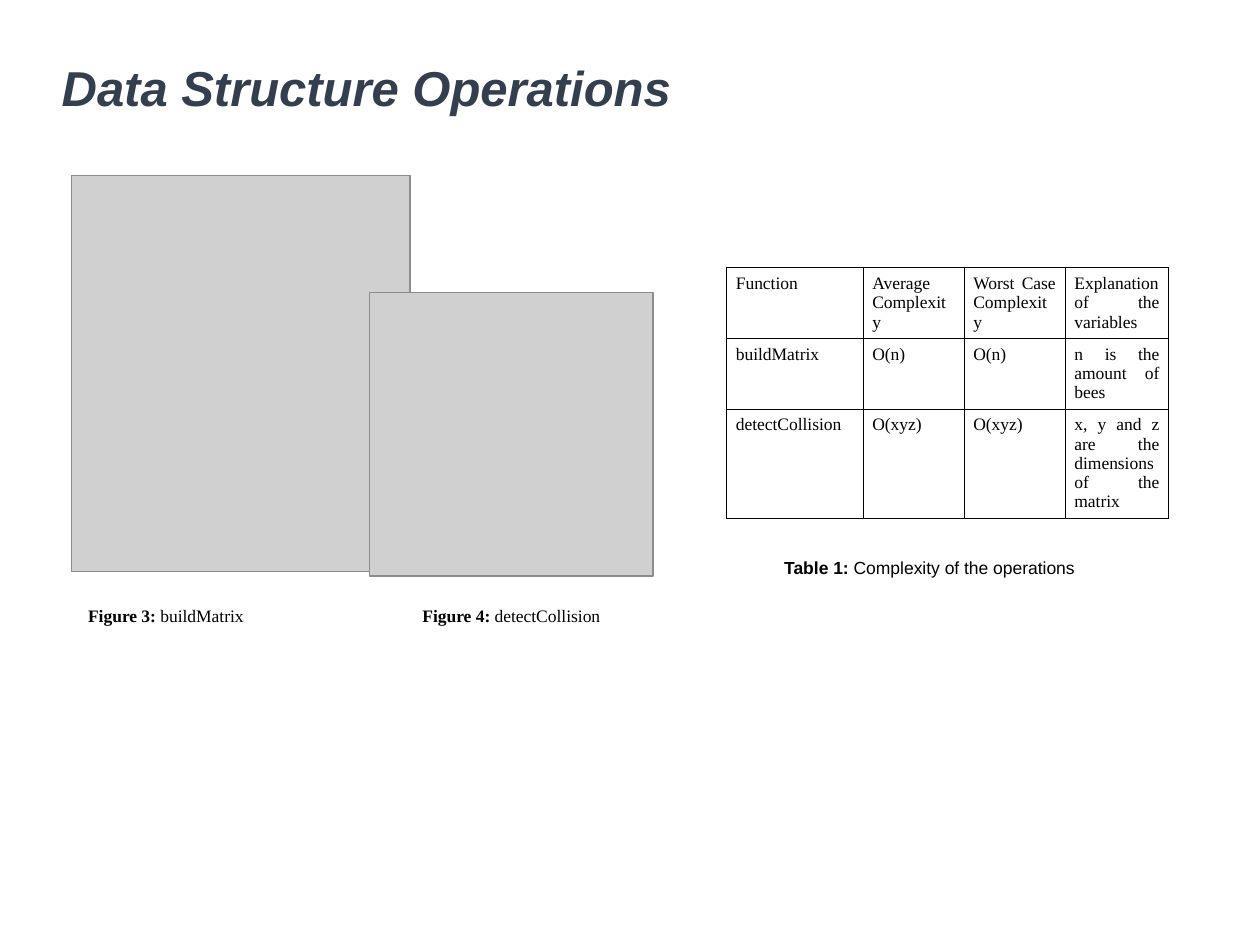
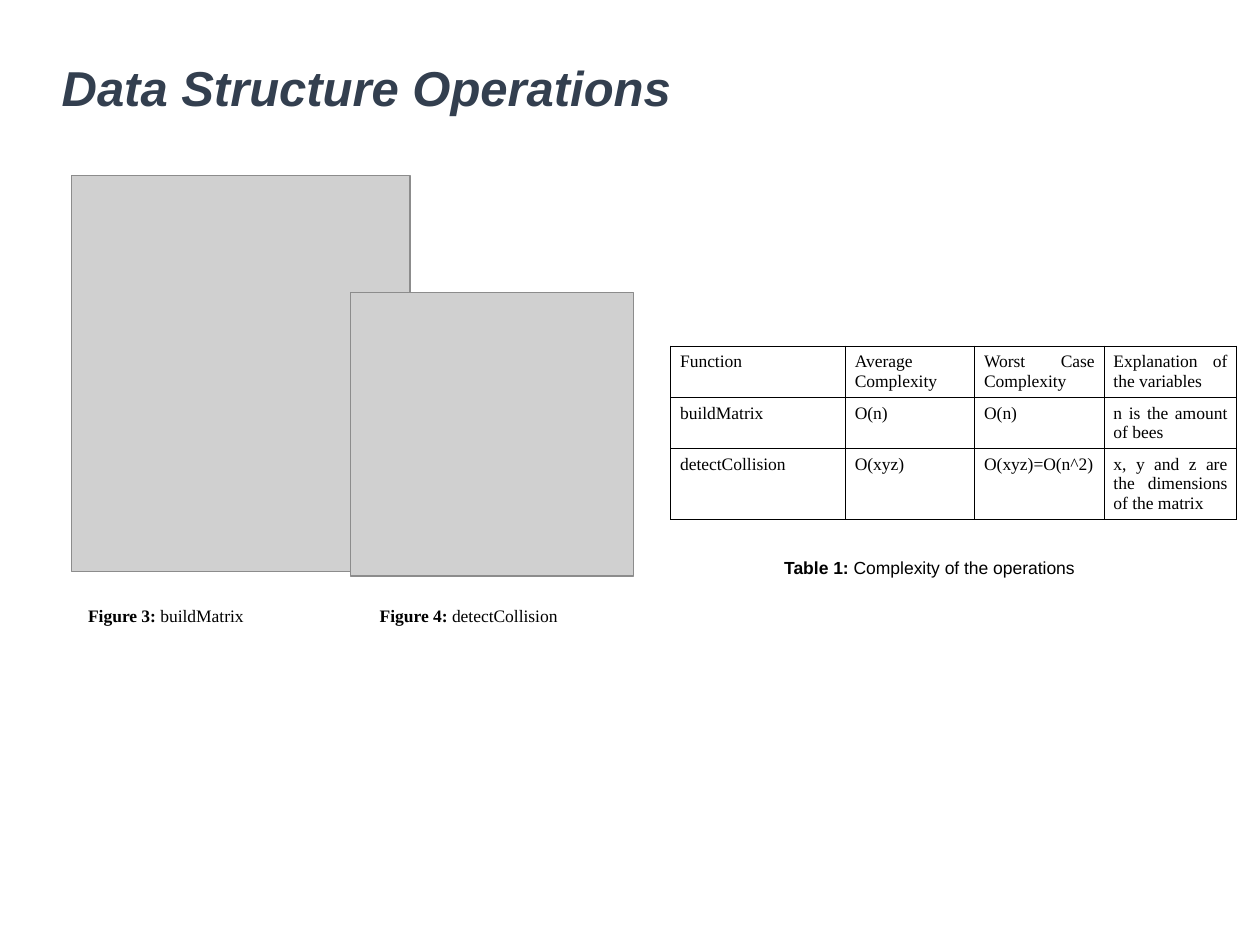
Before and after one commit to julianalalindev/ST0245-032, a slide deck: slide 3 of proyecto/informe/entrega3/Presentation of bees.pptx. Drawn at 1260x945 pixels with LibreOffice and Linux fonts; fonts in the diff are those of the drawing; grey boxes stand for pictures; background and template pictures are left out. Boxes give left, top, right and bottom in pixels: in the first picture for what was removed or moved away, otherwise in the second. Text is boxed around its words. In the diff, an @@ line names an element or a change of style, - is before the commit and + after.

```diff
--- a/proyecto/informe/entrega3/Presentation of bees.pptx
+++ b/proyecto/informe/entrega3/Presentation of bees.pptx
@@ picture: place and size @@
-picture at (369,292,653,576)
+picture at (350,292,634,576)
@@ table at (670,346,1237,532) @@
-row 3, column 3: O(xyz)
+row 3, column 3: O(xyz)=O(n^2)
@@ table: place and size @@
-table at (727,268,1168,537)
+table at (670,346,1237,532)
@@ text "Figure 4: detectCollision": place and size @@
-text "Figure 4: detectCollision" at (422,610,601,626)
+text "Figure 4: detectCollision" at (380,610,558,626)
```
Also in this commit, not shown: 2 other slides changed, 1 slide added, 1 other file.
